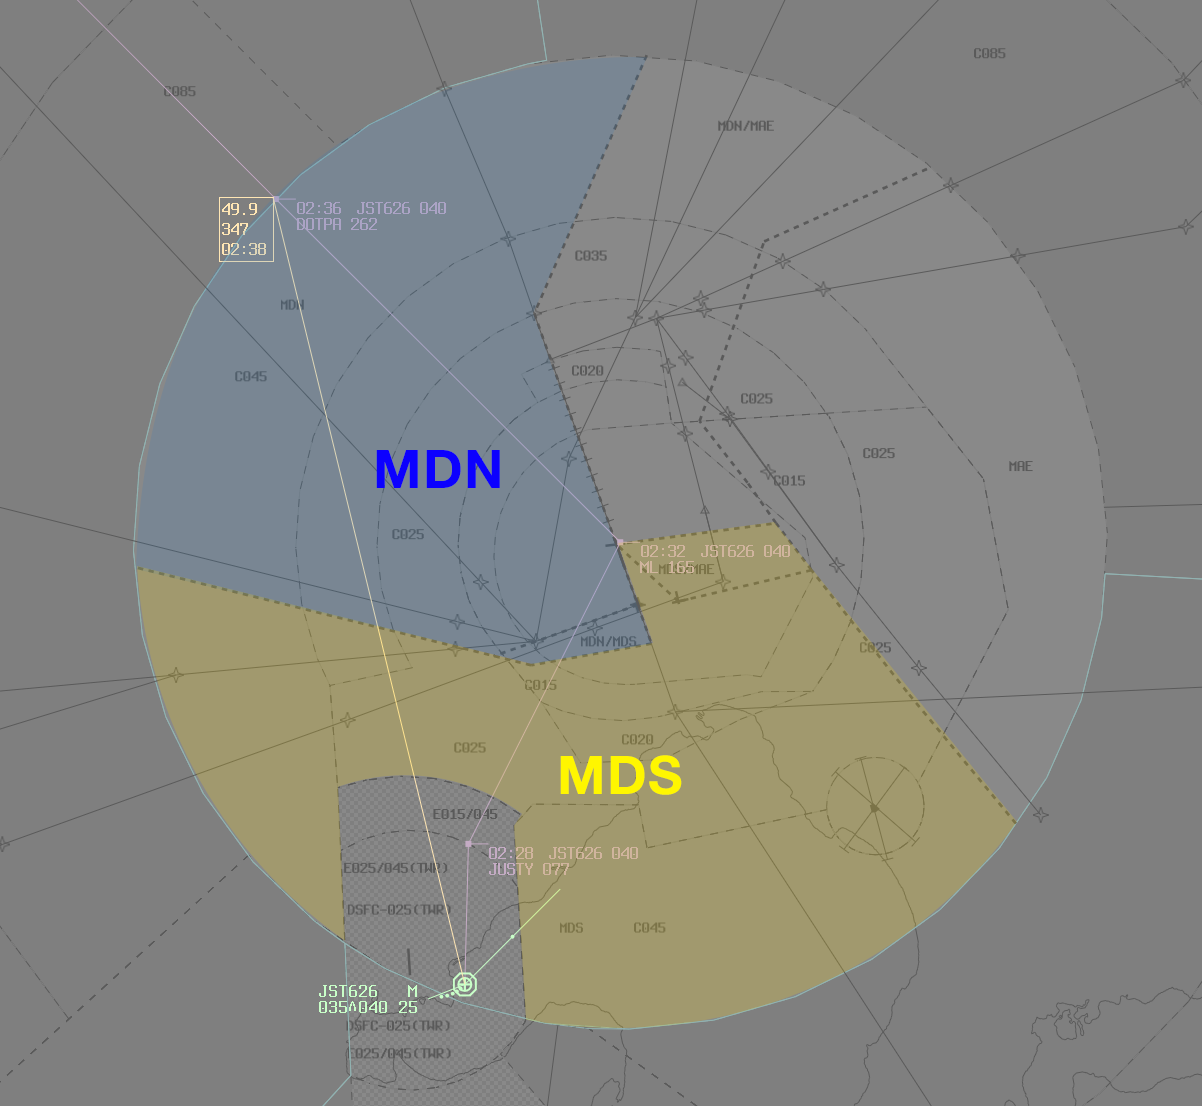
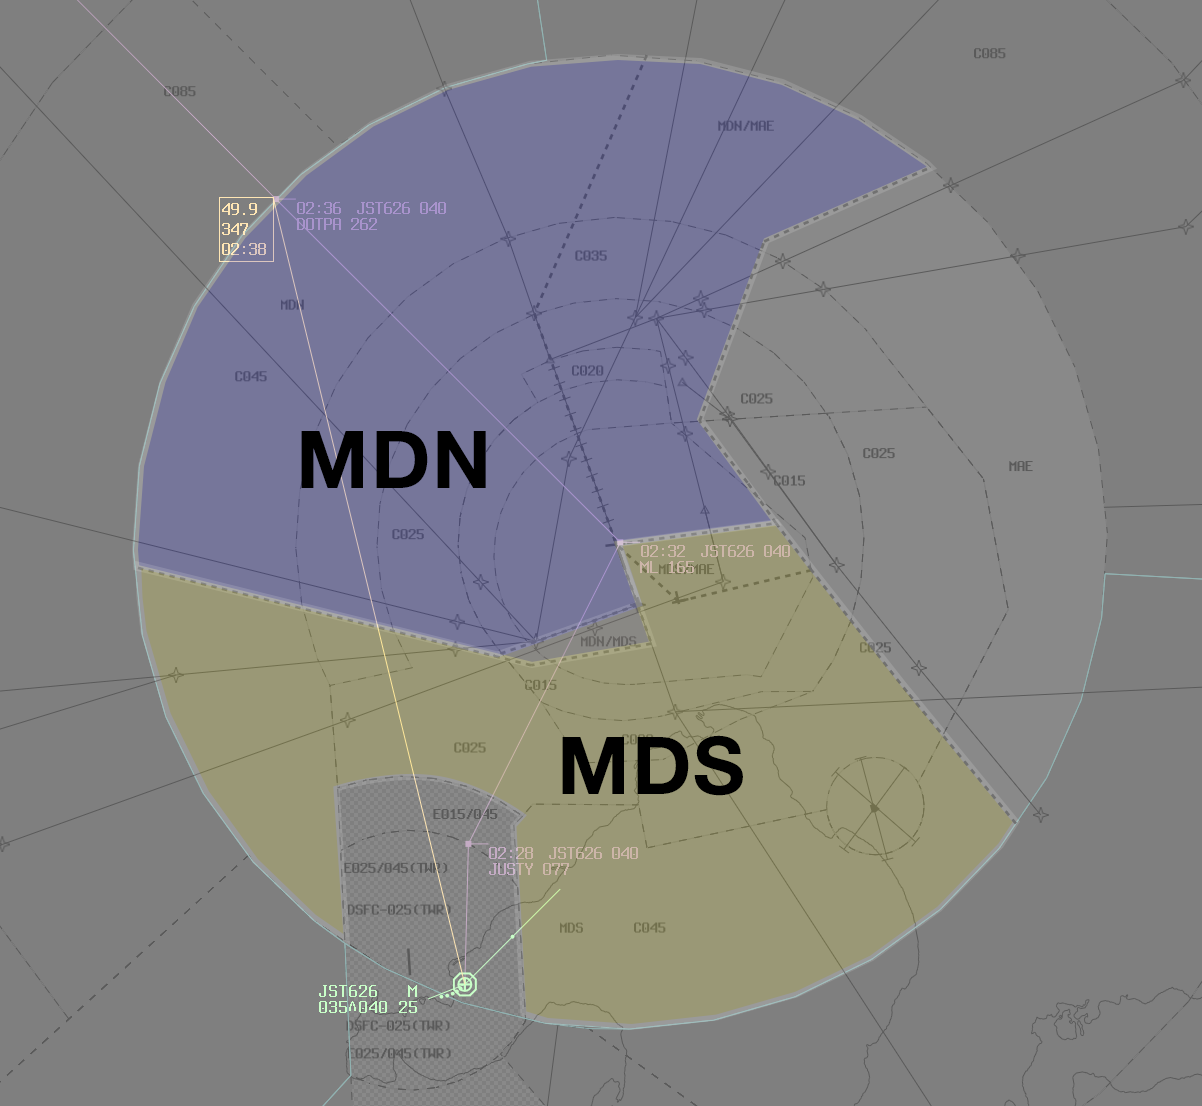
The second 1202x1106 image is a revision of the first. Changes to its layers:
added group "Shading" with 6 layers above "Background Image" over [132, 54, 1020, 1030]
moved "MDN" (1st of 2, in "Shading") into group "Shading", painted on it over [301, 431, 500, 488]
moved "MDS" (1st of 2, in "Shading") into group "Shading", painted on it over [560, 735, 743, 796]
removed layer "MDN Overlay" (was 20%) over [137, 522, 1017, 1028]
removed layer "MDS Overlay" (was 15%) over [136, 57, 651, 664]
added group "Departures" with 2 layers in group "Shading" over [132, 54, 1020, 1030]
added layer "MDS" (2nd of 2, in "Shading" › "Departures") (14%) in group "Departures" over [135, 519, 1020, 1030]
added layer "MDN" (2nd of 2, in "Shading" › "Departures") (14%) in group "Departures" over [132, 54, 937, 668]